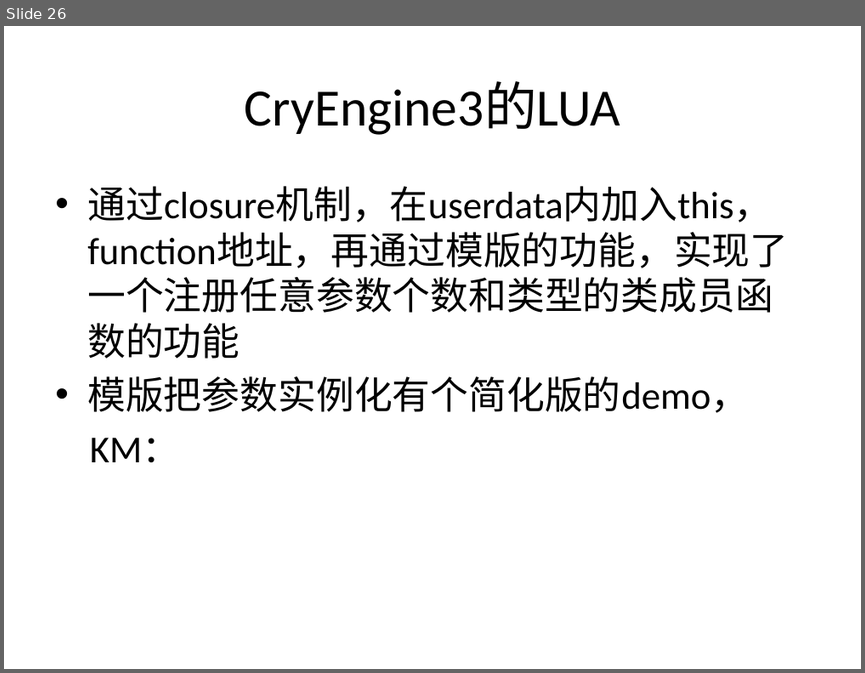
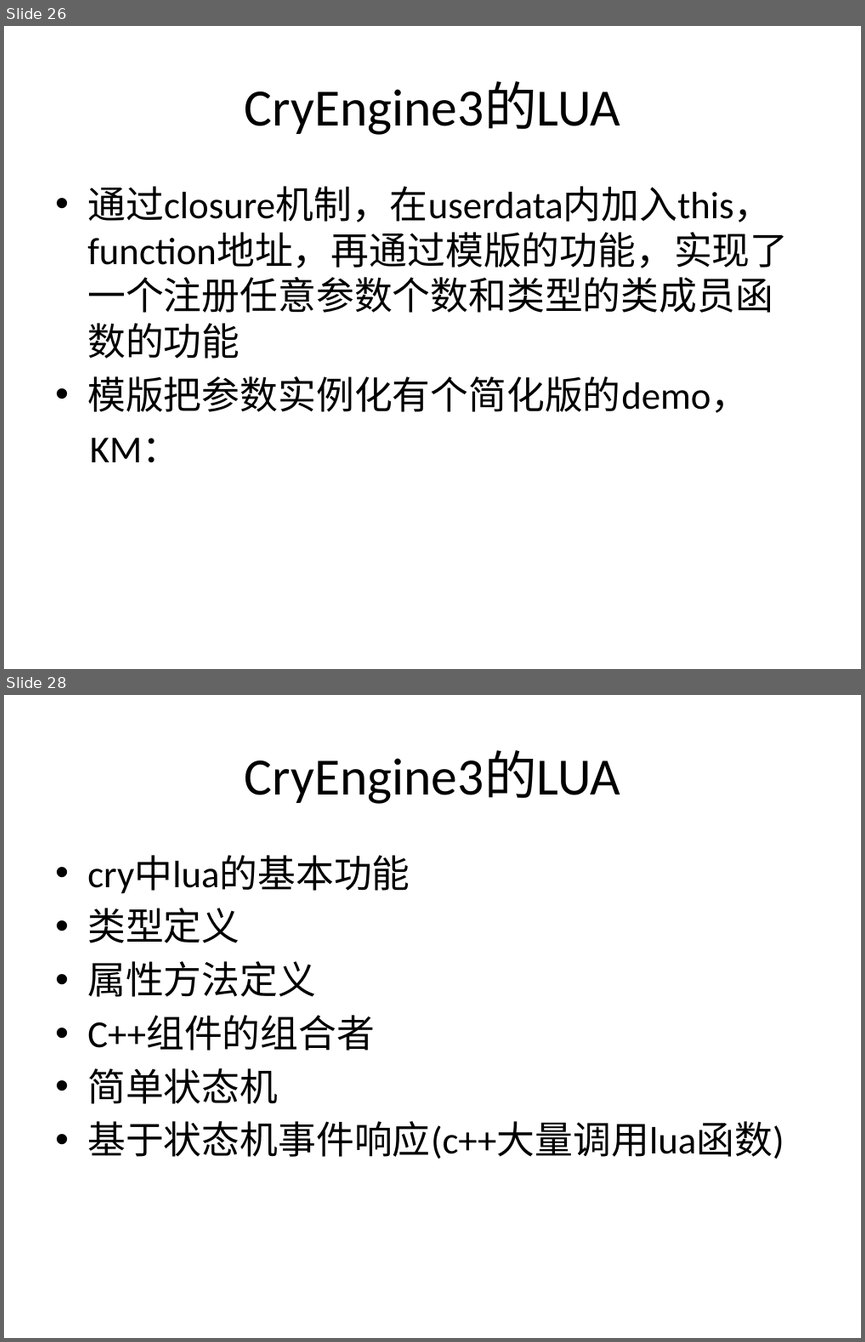
Before and after one commit to henryfung01/StreetFighter, a slide deck: lua.pptx. Shown one above the other, each under a label of ours: slide 26 before the commit, slides 26 and 28 after it; the slides between them are not shown. The pictures are 865x673 and 865x1342 pixels, drawn with LibreOffice and Linux fonts; fonts in the diff are those of the drawing. Boxes give left, top, right and bottom in pixels: in the first picture for what was removed or moved away, otherwise in the second. Text is boxed around its words. In the diff, an @@ line names an element or a change of style, - is before the commit and + after.

Commit message:
ppt

```diff
--- a/lua.pptx
+++ b/lua.pptx
@@ slide 28 added at [4, 695, 861, 1338], background #FFFFFF @@
@@ title added at [245, 751, 621, 804], 44 pt, text #000000 @@
+CryEngine3的LUA
@@ text added at [87, 856, 783, 1158], 32 pt, text #000000 @@
+• cry中lua的基本功能
+• 类型定义
+• 属性方法定义
+• C++组件的组合者
+• 简单状态机
+• 基于状态机事件响应(c++大量调用lua函数)
```
Also in this commit, not shown: 2 other slides added, 1 other file.
